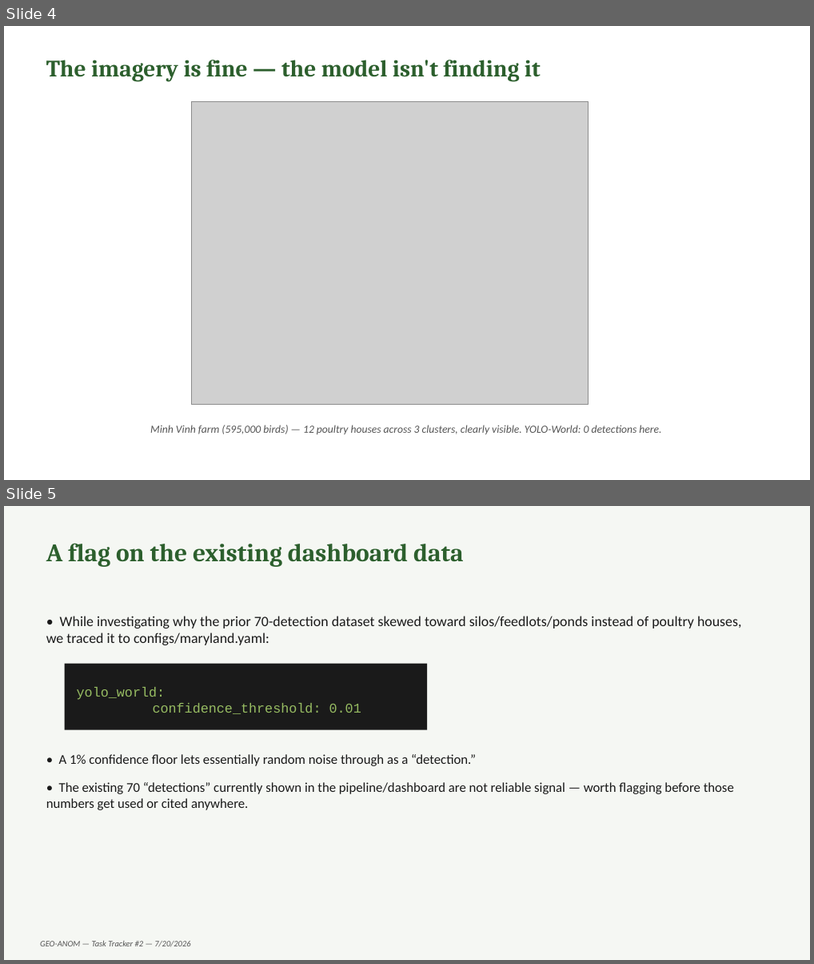
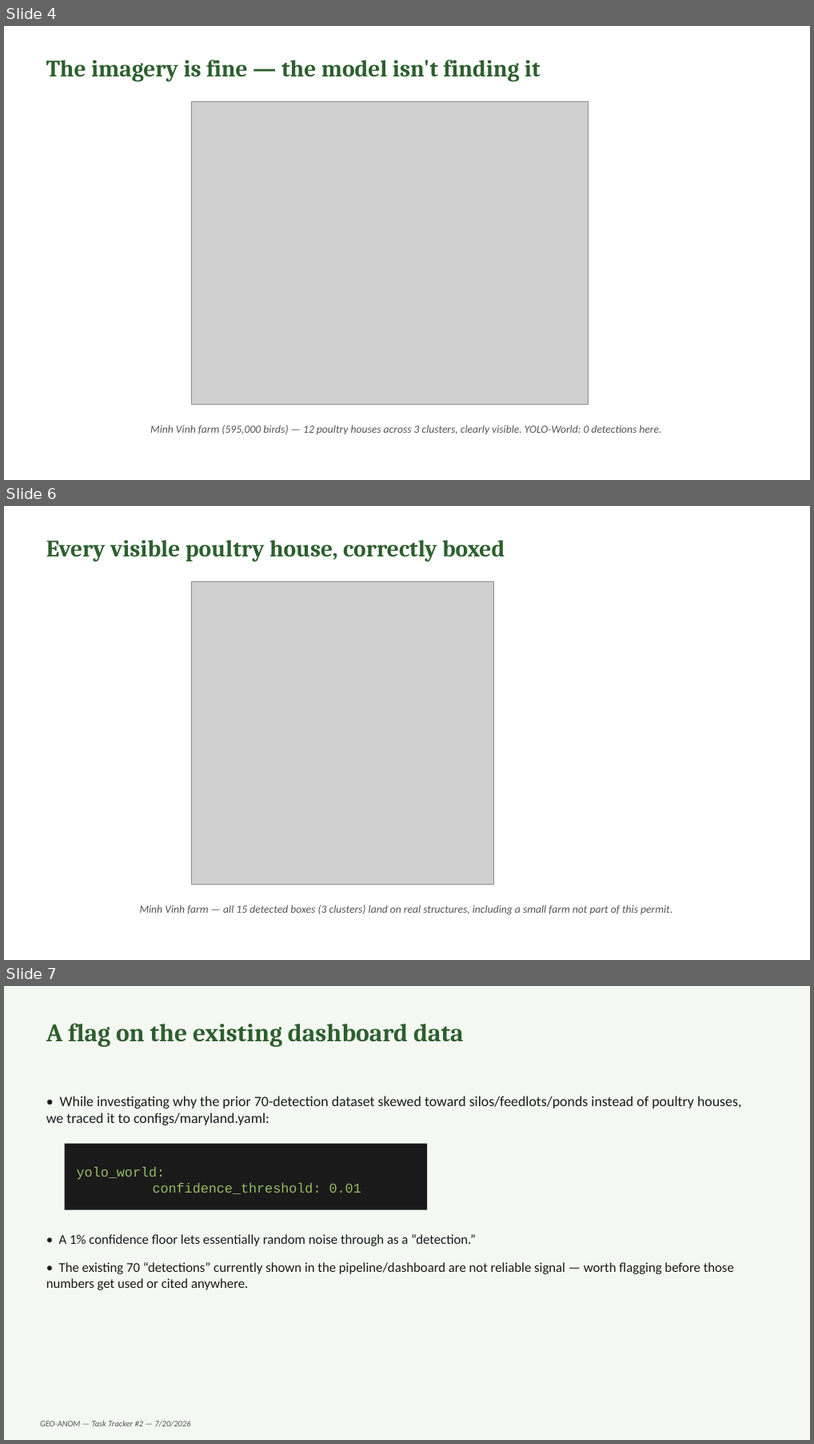
Before and after one commit to xylem-lab/GEO-ANOM-dashboard, a slide deck: docs/AFO_Imagery_Learnings.pptx. Shown one above the other, each under a label of ours: slides 4 and 5 before the commit, slides 4, 6 and 7 after it; the slides between them are not shown. The pictures are 814x964 and 814x1444 pixels, drawn with LibreOffice and Linux fonts; fonts in the diff are those of the drawing; grey boxes stand for pictures. Boxes give left, top, right and bottom in pixels: in the first picture for what was removed or moved away, otherwise in the second. Text is boxed around its words. In the diff, an @@ line names an element or a change of style, - is before the commit and + after.

Commit message:
Add working classical CV detector for poultry houses/lagoons
Zero-shot YOLO-World found nothing, so tried plain OpenCV color+shape
filtering instead of jumping straight to fine-tuning -- both feature
types have distinctive, consistent visual signatures that don't need
a learned model. Result: 122 poultry houses correctly boxed across
all 10 tiles (vs 0 from zero-shot), plus 2 correctly-identified water
bodies, with no training data required. Updated the write-up and deck
with this as a concrete next option alongside fine-tuning.

```diff
--- a/docs/AFO_Imagery_Learnings.pptx
+++ b/docs/AFO_Imagery_Learnings.pptx
@@ slide 6 added at bbox=[4, 506, 810, 960], background #FFFFFF @@
@@ text added at bbox=[46, 540, 505, 561], 28 pt, text #2C5F2D, bold @@
+Every visible poultry house, correctly boxed
@@ picture added at bbox=[191, 582, 494, 884] @@
@@ text added at bbox=[140, 904, 673, 915], 13 pt, text #555555, italic @@
+Minh Vinh farm — all 15 detected boxes (3 clusters) land on real structures, including a small farm not part of this permit.
@@ what was slide 5 is now slide 7 @@
```
Also in this commit, not shown: 2 slides changed, 1 other slide added, 13 other files.
